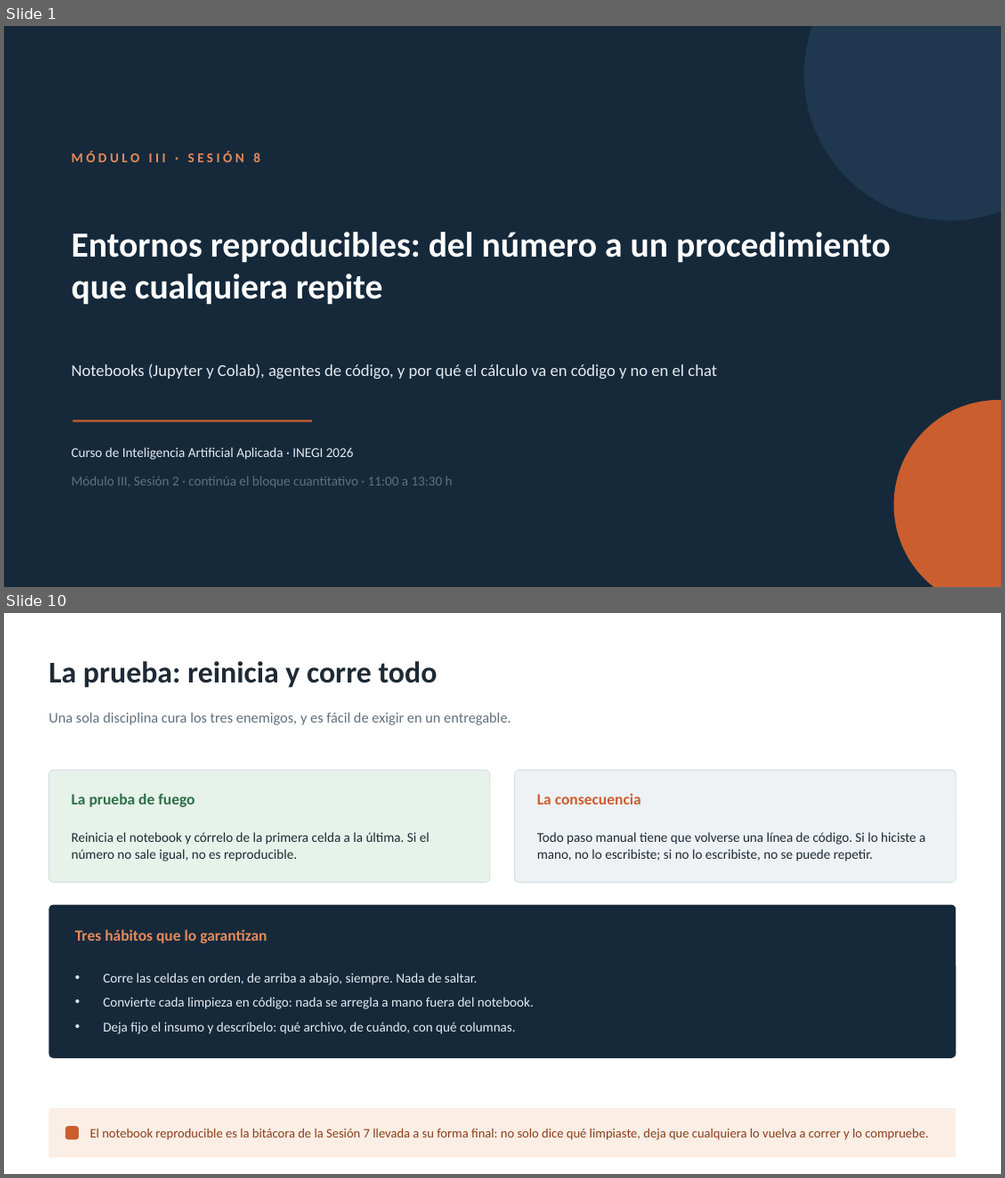
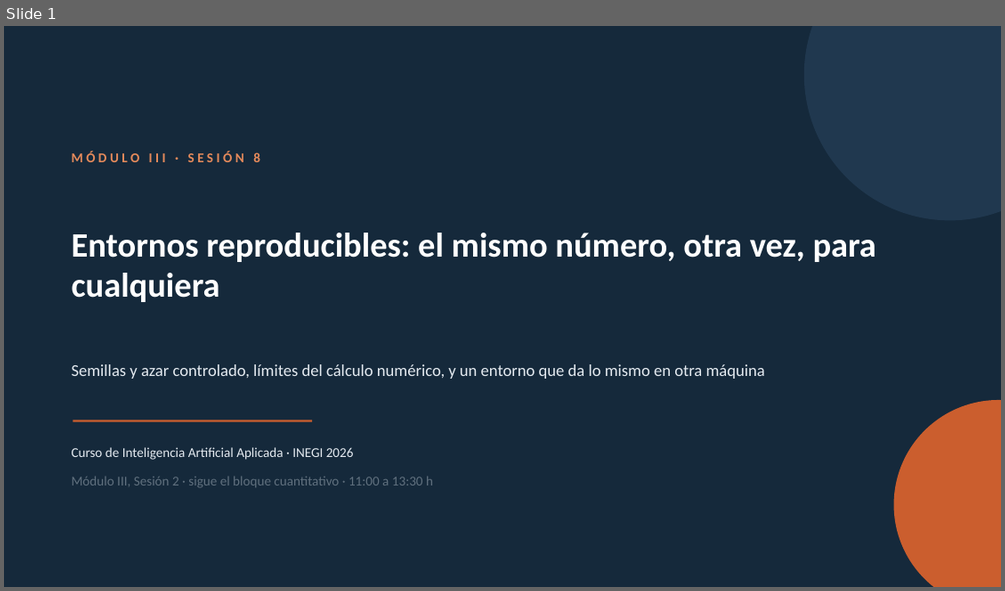
Before and after one commit to marvtrejo/curso-inegi-gen-ai, a slide deck: sesion-08/Sesion_08.pptx. Shown one above the other, each under a label of ours: slides 1 and 10 before the commit, slide 1 after it; the slides between them are not shown. The pictures are 1005x1178 and 1005x591 pixels, drawn with LibreOffice and Linux fonts; fonts in the diff are those of the drawing. Boxes give left, top, right and bottom in pixels: in the first picture for what was removed or moved away, otherwise in the second. Text is boxed around its words. In the diff, an @@ line names an element or a change of style, - is before the commit and + after.

```diff
--- a/sesion-08/Sesion_08.pptx
+++ b/sesion-08/Sesion_08.pptx
@@ slide 10 removed at [4, 613, 1001, 1174], background #FFFFFF @@
@@ text removed at [48, 661, 437, 688] @@
-La prueba: reinicia y corre todo
@@ text removed at [48, 712, 511, 725] @@
-Una sola disciplina cura los tres enemigos, y es fácil de exigir en un entregable.
@@ rounded rectangle removed at [48, 770, 490, 882] @@
@@ rounded rectangle removed at [515, 770, 956, 882] @@
@@ text removed at [72, 793, 194, 807] @@
-La prueba de fuego
@@ text removed at [537, 794, 641, 804] @@
-La consecuencia
@@ text removed at [72, 832, 429, 861] @@
-Reinicia el notebook y córrelo de la primera celda a la última. Si el número no sale igual, no es reproducible.
@@ text removed at [537, 832, 925, 861] @@
-Todo paso manual tiene que volverse una línea de código. Si lo hiciste a mano, no lo escribiste; si no lo escribiste, no se puede repetir.
@@ rounded rectangle removed at [48, 905, 956, 1058] @@
@@ text removed at [75, 929, 267, 943] @@
-Tres hábitos que lo garantizan
@@ text removed at [103, 973, 534, 1034] @@
-• Corre las celdas en orden, de arriba a abajo, siempre. Nada de saltar.
-• Convierte cada limpieza en código: nada se arregla a mano fuera del notebook.
-• Deja fijo el insumo y descríbelo: qué archivo, de cuándo, con qué columnas.
@@ rectangle removed at [48, 1108, 956, 1158] @@
@@ rounded rectangle removed at [65, 1126, 79, 1140] @@
@@ text removed at [90, 1128, 929, 1140] @@
-El notebook reproducible es la bitácora de la Sesión 7 llevada a su forma final: no solo dice qué limpiaste, deja que cualquiera lo vuelva a correr y lo compruebe.
@@ slide 1 changed as well @@
@@ text at [72, 232, 876, 302]: text changed; size 34 to 33 pt @@
-Entornos reproducibles: del número a un procedimiento que cualquiera repite
+Entornos reproducibles: el mismo número, otra vez, para cualquiera
@@ text at [72, 364, 765, 378]: text changed @@
-Notebooks (Jupyter y Colab), agentes de código, y por qué el cálculo va en código y no en el chat
+Semillas y azar controlado, límites del cálculo numérico, y un entorno que da lo mismo en otra máquina
@@ text at [72, 475, 433, 488]: text changed @@
-Módulo III, Sesión 2 · continúa el bloque cuantitativo · 11:00 a 13:30 h
+Módulo III, Sesión 2 · sigue el bloque cuantitativo · 11:00 a 13:30 h
```
Also in this commit, not shown: 5 other slides changed, 12 slides added, 12 other slides removed, 10 other files.
